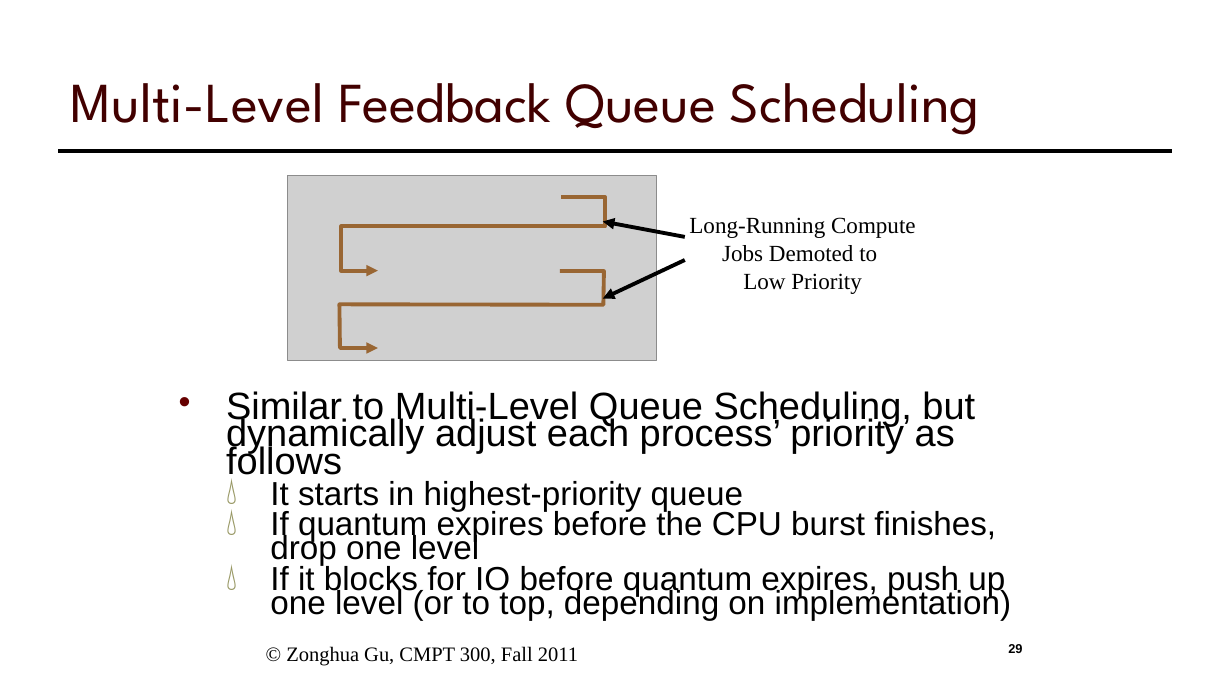
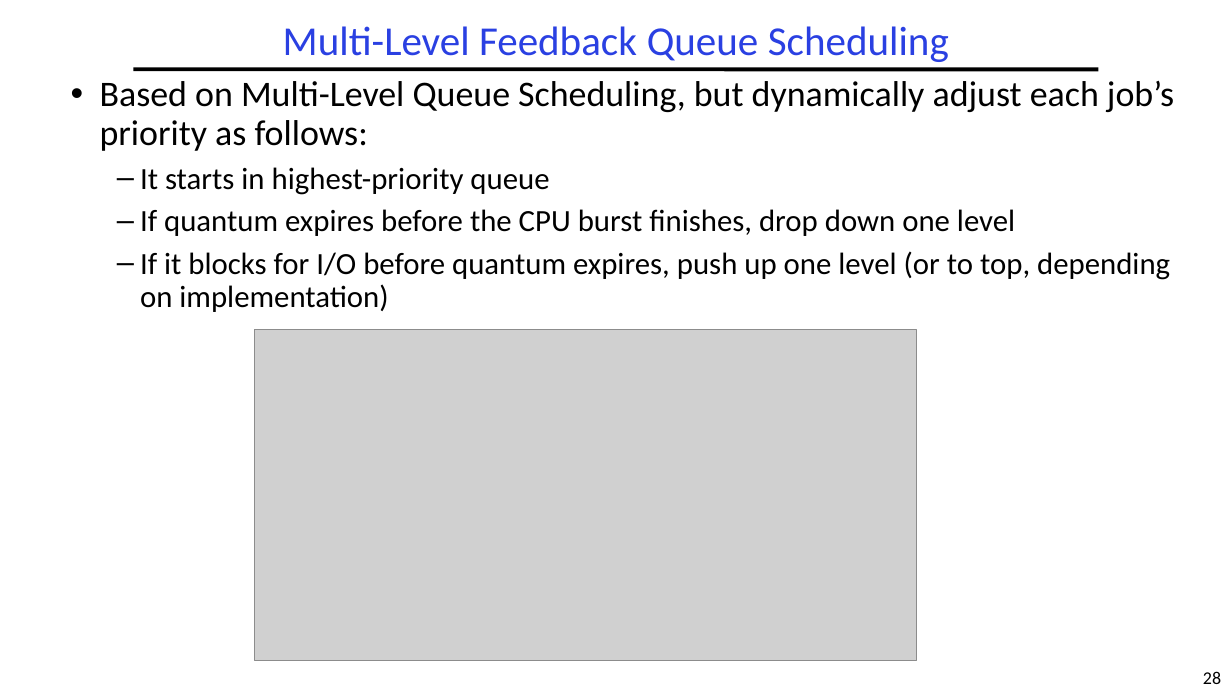
Before and after one commit to guhofstra/CSC256Fa25, a slide deck: slide 28 of PPTs/LXX Scheduling.pptx (slide 29 before the commit). Drawn at 1232x693 pixels with LibreOffice and Linux fonts; fonts in the diff are those of the drawing; grey boxes stand for pictures. Boxes give left, top, right and bottom in pixels: in the first picture for what was removed or moved away, otherwise in the second. Text is boxed around its words. In the diff, an @@ line names an element or a change of style, - is before the commit and + after.

```diff
--- a/PPTs/LXX Scheduling.pptx
+++ b/PPTs/LXX Scheduling.pptx
@@ title "Multi-Level Feedback Queue Scheduling": place and size @@
-title "Multi-Level Feedback Queue Scheduling" at bbox=[71, 83, 980, 135]
+title "Multi-Level Feedback Queue Scheduling" at bbox=[283, 26, 949, 62]
@@ title "Multi-Level Feedback Queue Scheduling" at bbox=[283, 26, 949, 62]: size 44 to 32 pt, font League Spartan to Calibri, text colour #420000 to #2A40E2; alignment left to centre; line spacing 1 to 0.9; vertical alignment bottom to middle @@
@@ text "Based on Multi-Level Queue Scheduling, ...": place and size @@
-text "Based on Multi-Level Queue Scheduling, ..." at bbox=[226, 391, 1011, 620]
+text "Based on Multi-Level Queue Scheduling, ..." at bbox=[100, 80, 1174, 312]
@@ text at bbox=[100, 80, 1174, 151]: text changed; size 29.6 to 28 pt; font Arial to Calibri @@
-• Similar to Multi-Level Queue Scheduling, but dynamically adjust each process’ priority as follows
+• Based on Multi-Level Queue Scheduling, but dynamically adjust each job’s priority as follows:
@@ line moved from (58, 152) - (1173, 152) to (133, 69) - (1099, 69) @@
@@ text at bbox=[140, 167, 549, 195]: size 25.9 to 24 pt, font Arial to Calibri in "It starts in highest-priority queue"; bullet 💧 to –; line spacing 0.6 to 0.9; more space between paragraphs @@
@@ text at bbox=[140, 209, 1170, 312]: text changed; size 25.9 to 24 pt; font Arial to Calibri @@
-  💧 If quantum expires before the CPU burst finishes, drop one level
-  💧 If it blocks for IO before quantum expires, push up one level (or to top, depending on implementation)
+  – If quantum expires before the CPU burst finishes, drop down one level
+  – If it blocks for I/O before quantum expires, push up one level (or to top, depending on implementation)
@@ freeform shape removed at bbox=[341, 197, 605, 271] @@
@@ arrow removed from (685, 237) to (603, 222) @@
@@ text removed at bbox=[689, 217, 916, 294] @@
-Long-Running Compute
-Jobs Demoted to
-Low Priority
@@ arrow removed from (685, 260) to (603, 299) @@
@@ freeform shape removed at bbox=[339, 271, 604, 348] @@
@@ picture: place and size @@
-picture at bbox=[287, 176, 657, 360]
+picture at bbox=[254, 329, 917, 660]
@@ text removed at bbox=[286, 646, 578, 666] @@
-© Zonghua Gu, CMPT 300, Fall 2011
@@ page number removed at bbox=[1008, 644, 1022, 653] @@
-29
@@ page number added at bbox=[1203, 671, 1221, 684], 14 pt, text #000000 @@
+28
```
Also in this commit, not shown: 13 other slides changed, 16 slides added, 20 slides removed, 13 other files.
